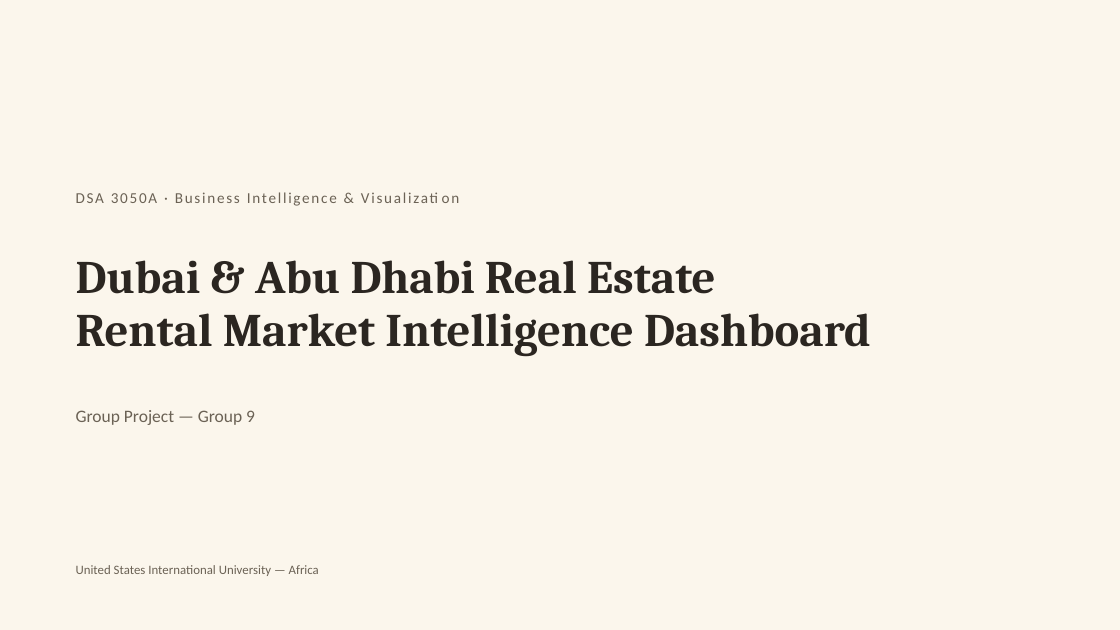
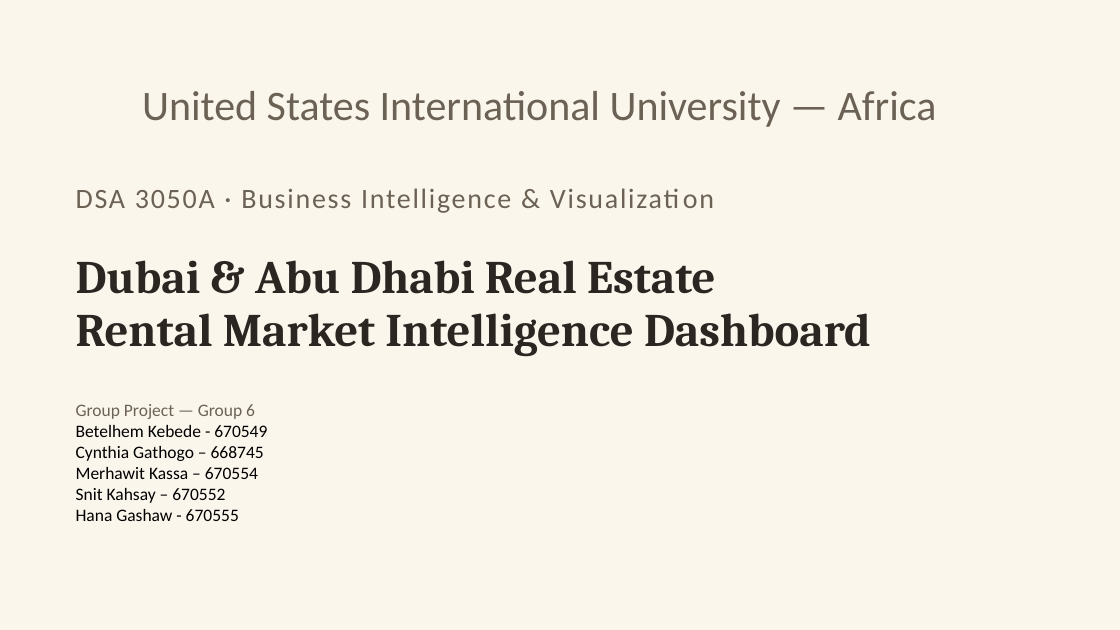
Before and after one commit to SnitTeshome/DSA3050A_GroupProject_Group6, a slide deck: slide 1 of Presentation.pptx. Drawn at 1120x630 pixels with LibreOffice and Linux fonts; fonts in the diff are those of the drawing. Boxes give left, top, right and bottom in pixels: in the first picture for what was removed or moved away, otherwise in the second. Text is boxed around its words. In the diff, an @@ line names an element or a change of style, - is before the commit and + after.

```diff
--- a/Presentation.pptx
+++ b/Presentation.pptx
@@ text "United States International University — ...": place and size @@
-text "United States International University — ..." at [76,565,319,576]
+text "United States International University — ..." at [142,91,937,127]
@@ text "United States International University — ..." at [142,91,937,127]: size 11 to 36 pt @@
@@ text "DSA 3050A · Business Intelligence ..." at [76,188,511,213]: size 13 to 24 pt @@
@@ text at [76,404,267,521]: text changed; text colour #6B6255 to #000000 @@
-Group Project — Group 9
+Group Project — Group 6
+Betelhem Kebede - 670549
+Cynthia Gathogo – 668745
+Merhawit Kassa – 670554
+Snit Kahsay – 670552
+Hana Gashaw - 670555
```
Also in this commit, not shown: 1 other slide changed.
